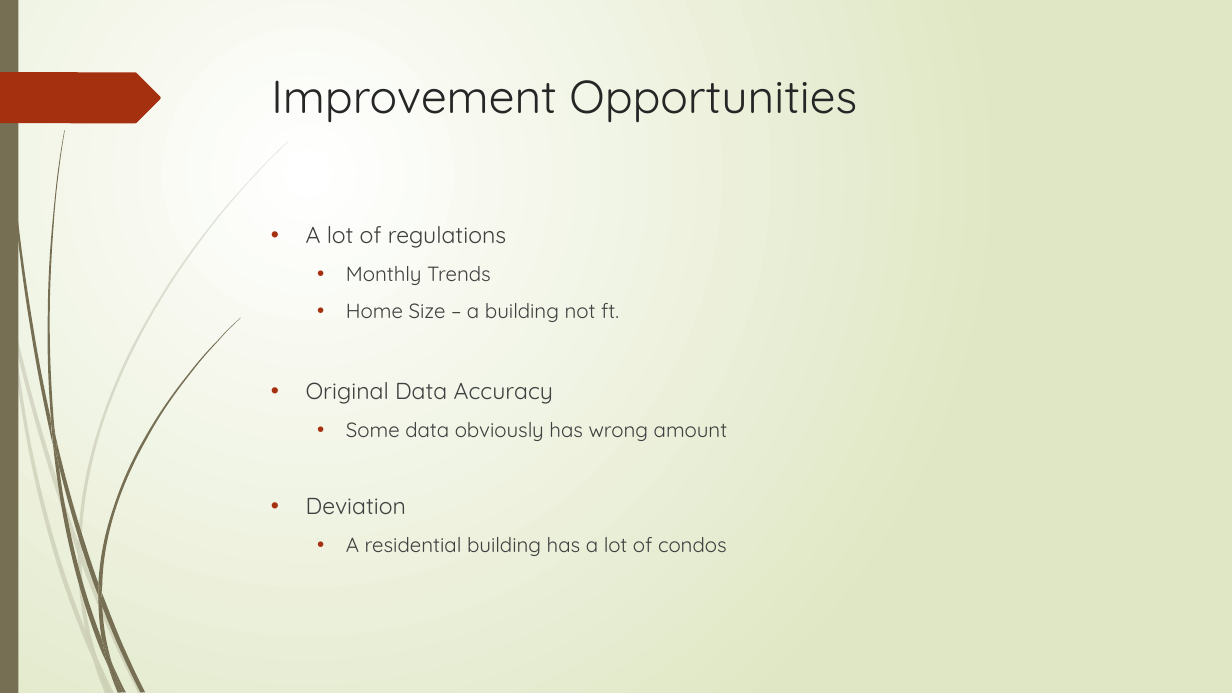
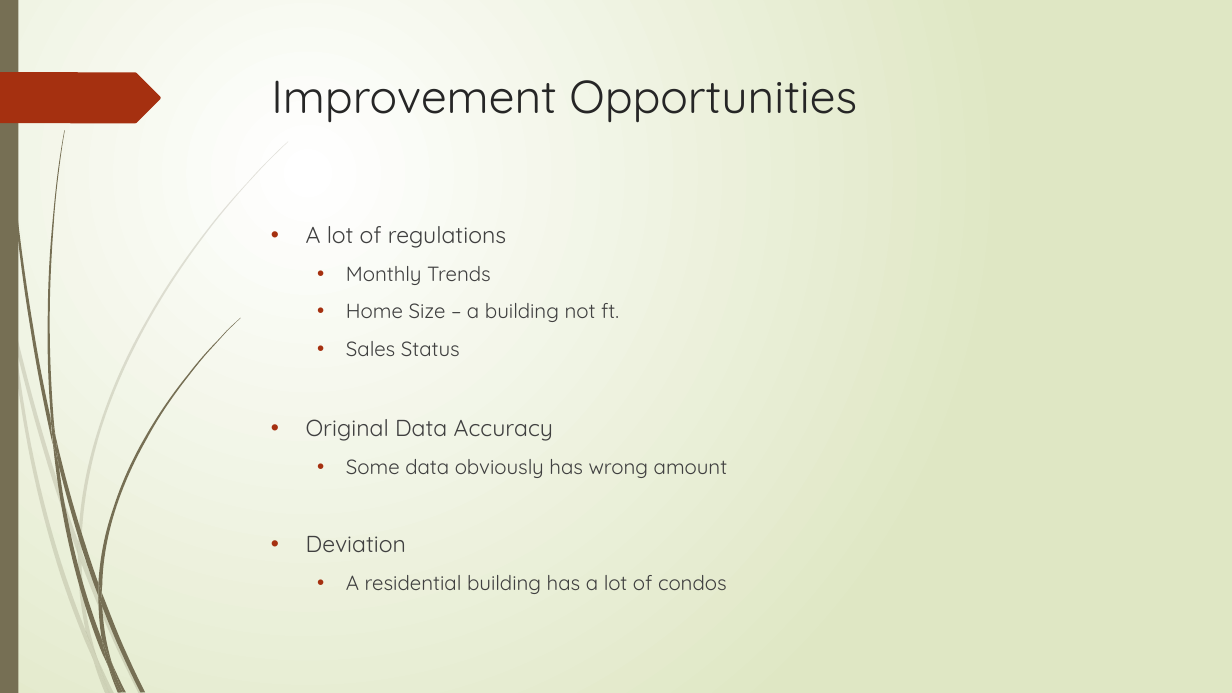
Before and after one commit to FeLowe/NW-Bootcamp-Projects, a slide deck: slide 3 of Presentation - Fernanda Mina.pptx. Drawn at 1232x693 pixels with LibreOffice and Linux fonts; fonts in the diff are those of the drawing. Boxes give left, top, right and bottom in pixels: in the first picture for what was removed or moved away, otherwise in the second. Text is boxed around its words. In the diff, an @@ line names an element or a change of style, - is before the commit and + after.

```diff
--- a/Presentation - Fernanda Mina.pptx
+++ b/Presentation - Fernanda Mina.pptx
@@ text at [346, 341, 460, 356]: paragraph added @@
+  • Sales Status
```
Also in this commit, not shown: 4 other files.
